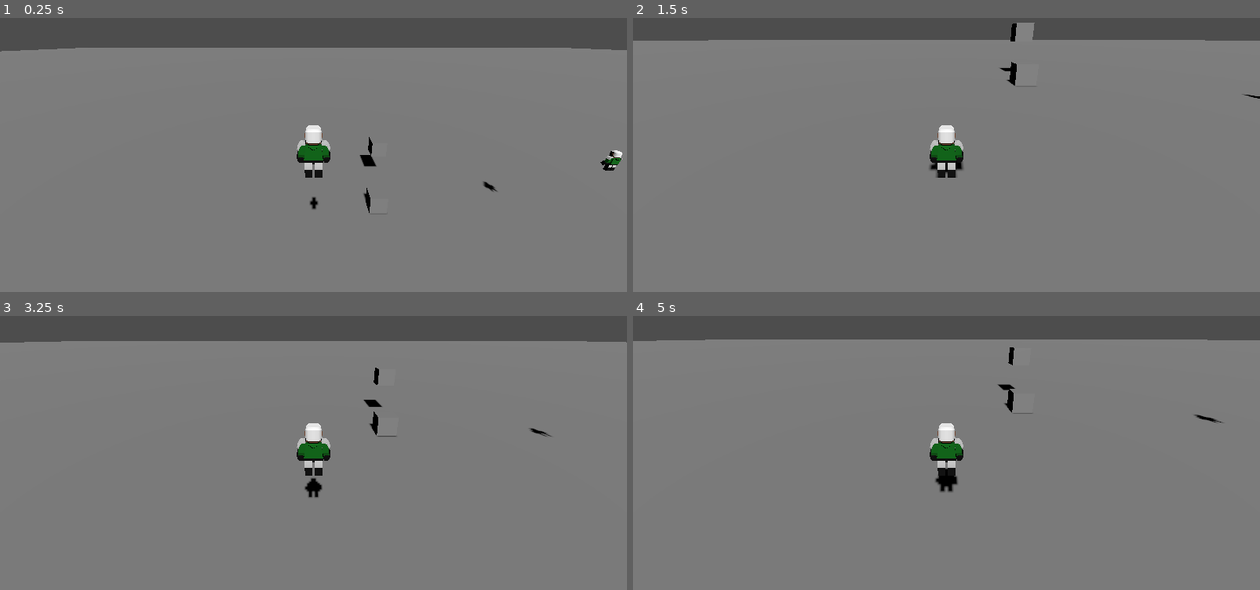
Above: before the commit, frames 1-4 (two rows, left to right).
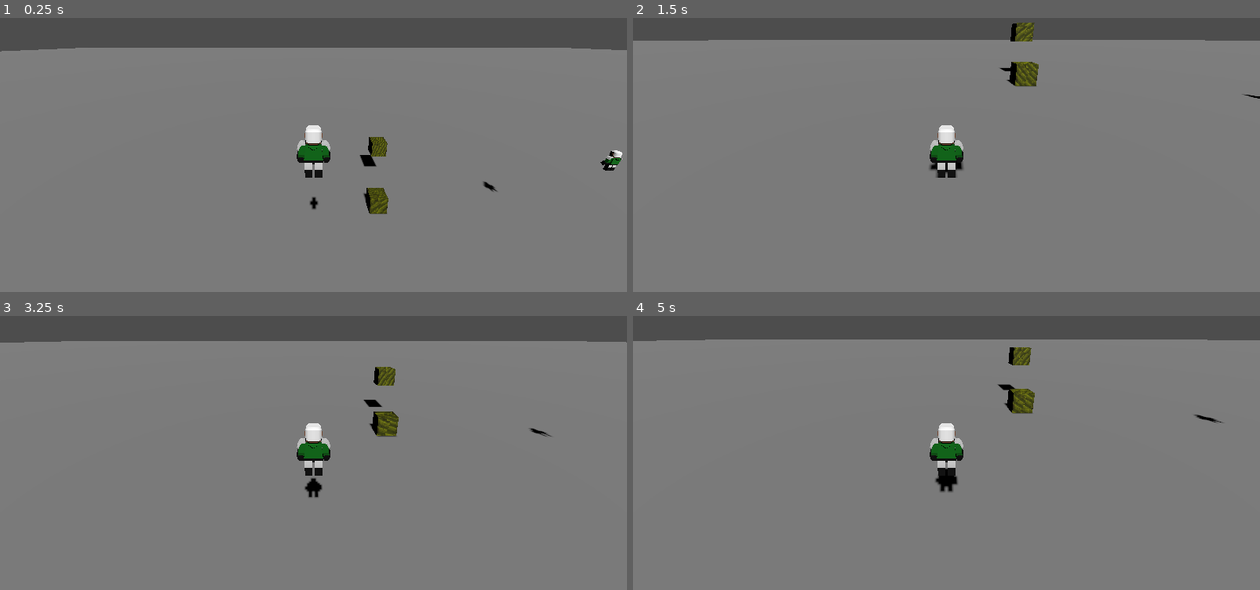
Above: after the commit, the same moments.

Repository: kevinlights/ChocoDriver
Game: Godot game, scene res://run/levels/infinite_level.tscn
Two runs of this game, one before a commit and one after it. Both use one fixed random seed, a clock stepped at 60 frames per second and the inputs below.
Inputs:
- Up to frame 1 (0.25 s): no input
- Up to frame 2 (1.5 s): hold Right (move_right) 0.53-1.28 s; tap Space (jump) at 0.77 s; hold Down (move_back) from 1.28 s (still down)
- Up to frame 3 (3.25 s): tap Space (jump) at 1.52, 3.02 s; release Down (move_back) at 2.03 s; hold Right (move_right) 2.03-2.78 s; tap Enter at 2.75 s; hold Up (move_forward) from 2.78 s (still down)
- Up to frame 4 (5 s): release Up (move_forward) at 3.53 s; hold Left (move_left) from 3.53 s (still down); tap Space (jump) at 3.77, 4.52 s

The runs differ from the first frame. In frame 1, 0.4% of the frame differs, in the area x 58-62%, y 43-72%; in frame 2, 0.5%, in the area x 60-65%, y 1-25%; in frame 3, 0.5%; in frame 4, 0.5%.

Commit message:
:art: Texture the cube

Diff:
--- a/first3d/component/entity/box.tscn
+++ b/first3d/component/entity/box/box.tscn
@@ -1,14 +1,14 @@
 [gd_scene load_steps=3 format=3 uid="uid://bcpri2x5afoyb"]
 
-[sub_resource type="BoxMesh" id="BoxMesh_rcscr"]
+[ext_resource type="PackedScene" uid="uid://bii08dedmqwkm" path="res://component/entity/box/CubeContainer.glb" id="1_bky5n"]
 
 [sub_resource type="BoxShape3D" id="BoxShape3D_v0rct"]
 
 [node name="Box" type="StaticBody3D"]
 collision_mask = 0
 
-[node name="Skin" type="MeshInstance3D" parent="."]
-mesh = SubResource("BoxMesh_rcscr")
-
 [node name="Shape" type="CollisionShape3D" parent="."]
 shape = SubResource("BoxShape3D_v0rct")
+
+[node name="CubeContainer" parent="." instance=ExtResource("1_bky5n")]
+transform = Transform3D(1, 0, 0, 0, 1, 0, 0, 0, 1, 0, -0.5, 0)
--- a/first3d/run/levels/infinite_level.tscn
+++ b/first3d/run/levels/infinite_level.tscn
@@ -1,7 +1,7 @@
 [gd_scene load_steps=5 format=3 uid="uid://7ivipmwaw24t"]
 
 [ext_resource type="PackedScene" uid="uid://b10k58capm04o" path="res://component/entity/walker/walker.tscn" id="1_x0026"]
-[ext_resource type="PackedScene" uid="uid://bcpri2x5afoyb" path="res://component/entity/box.tscn" id="2_e8xto"]
+[ext_resource type="PackedScene" uid="uid://bcpri2x5afoyb" path="res://component/entity/box/box.tscn" id="2_e8xto"]
 
 [sub_resource type="WorldBoundaryShape3D" id="WorldBoundaryShape3D_2xulb"]
 
Binary file added: first3d/component/entity/box/CubeContainer.glb
Not shown, added: first3d/component/entity/box/CubeContainer.glb.import
Binary file added: first3d/component/entity/box/CubeContainer_0.png
Not shown, added: first3d/component/entity/box/CubeContainer_0.png.import
